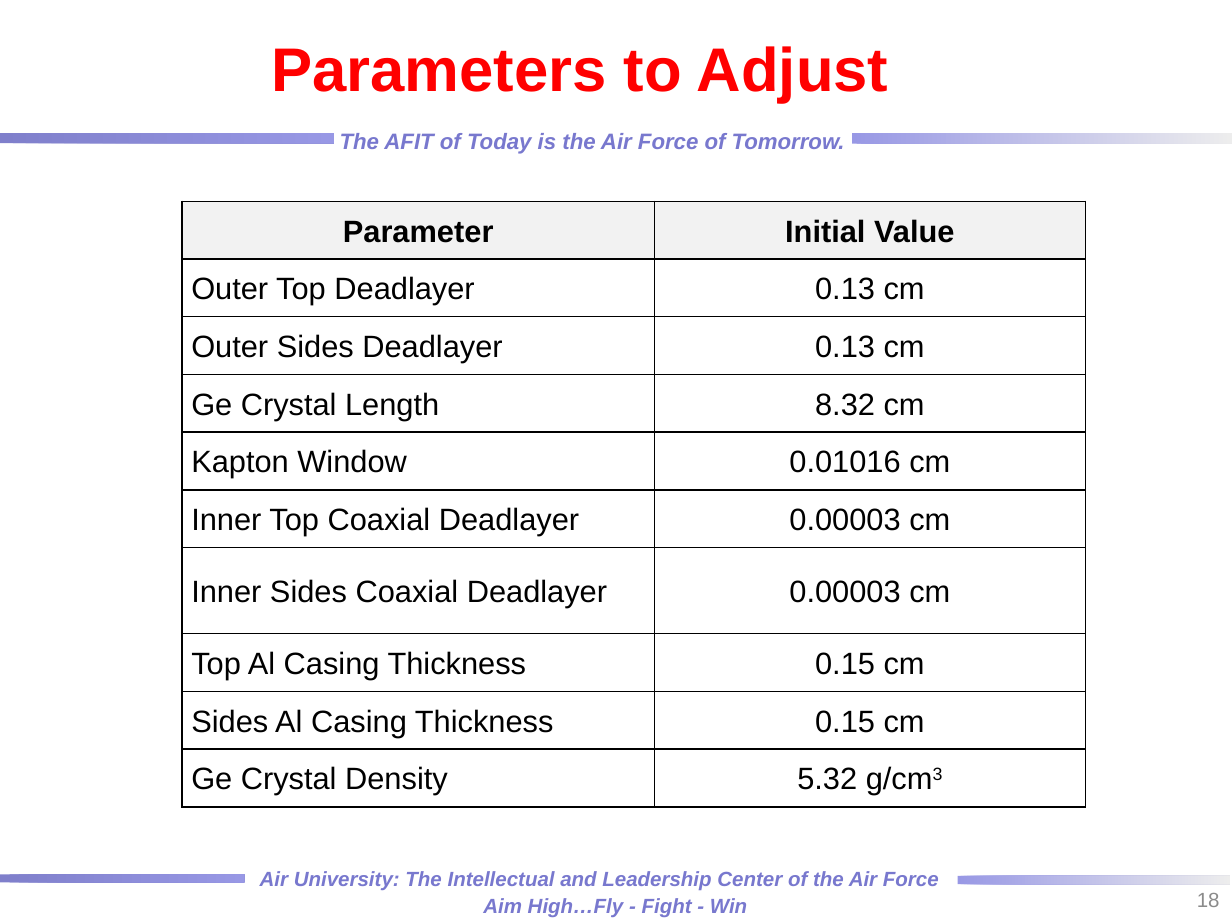
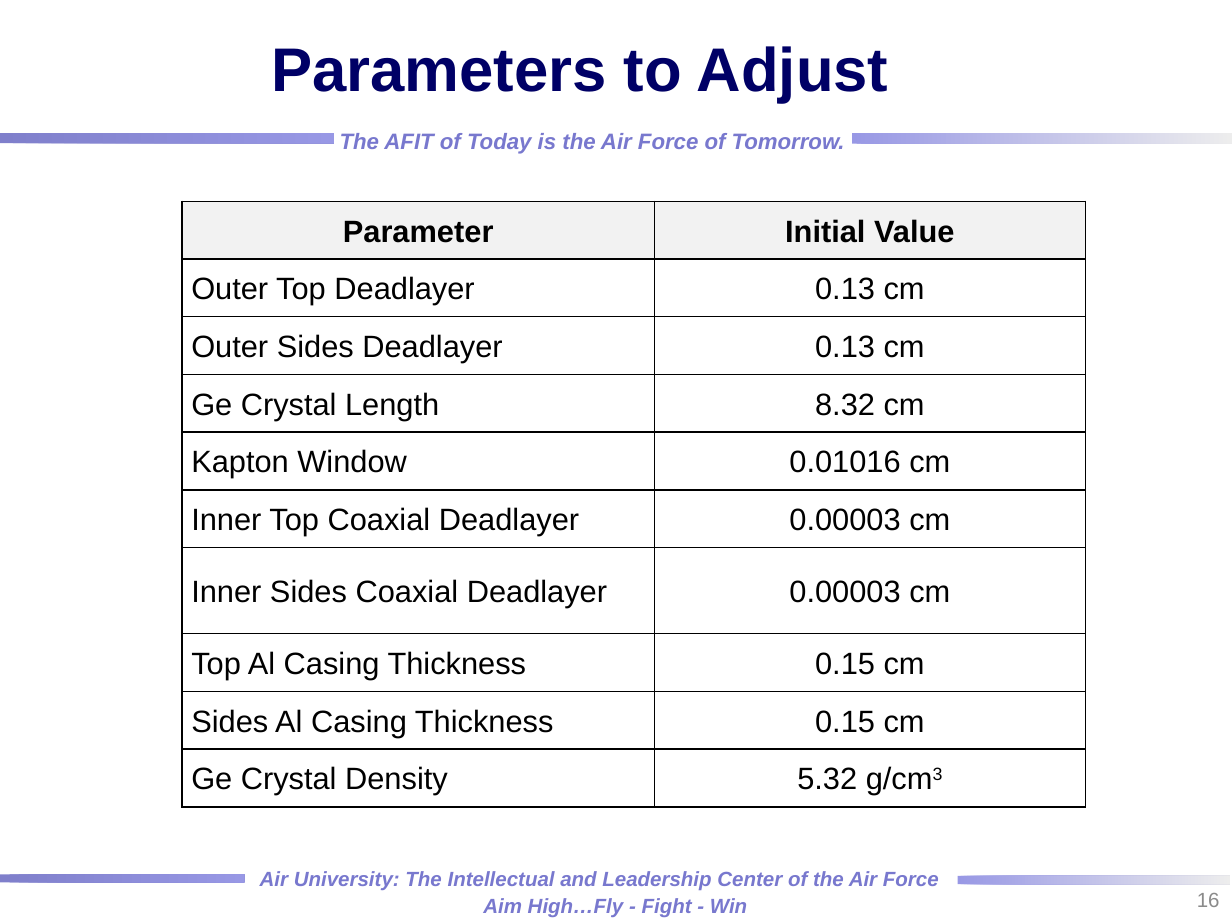
Before and after one commit to rtorzilli/GeDetector-Project, a slide deck: slide 16 of Report/HPGe_Automation Optimization_MCNP_Model.pptx (slide 18 before the commit). Drawn at 1232x924 pixels with LibreOffice and Linux fonts; fonts in the diff are those of the drawing; background and template pictures are left out. Boxes give left, top, right and bottom in pixels: in the first picture for what was removed or moved away, otherwise in the second. Text is boxed around its words. In the diff, an @@ line names an element or a change of style, - is before the commit and + after.

```diff
--- a/Report/HPGe_Automation Optimization_MCNP_Model.pptx
+++ b/Report/HPGe_Automation Optimization_MCNP_Model.pptx
@@ title "Parameters to Adjust" at [271,46,888,103]: text colour #FF0000 to #000066 @@
```
Also in this commit, not shown: 15 other slides changed, 1 slide added, 1 slide removed.
